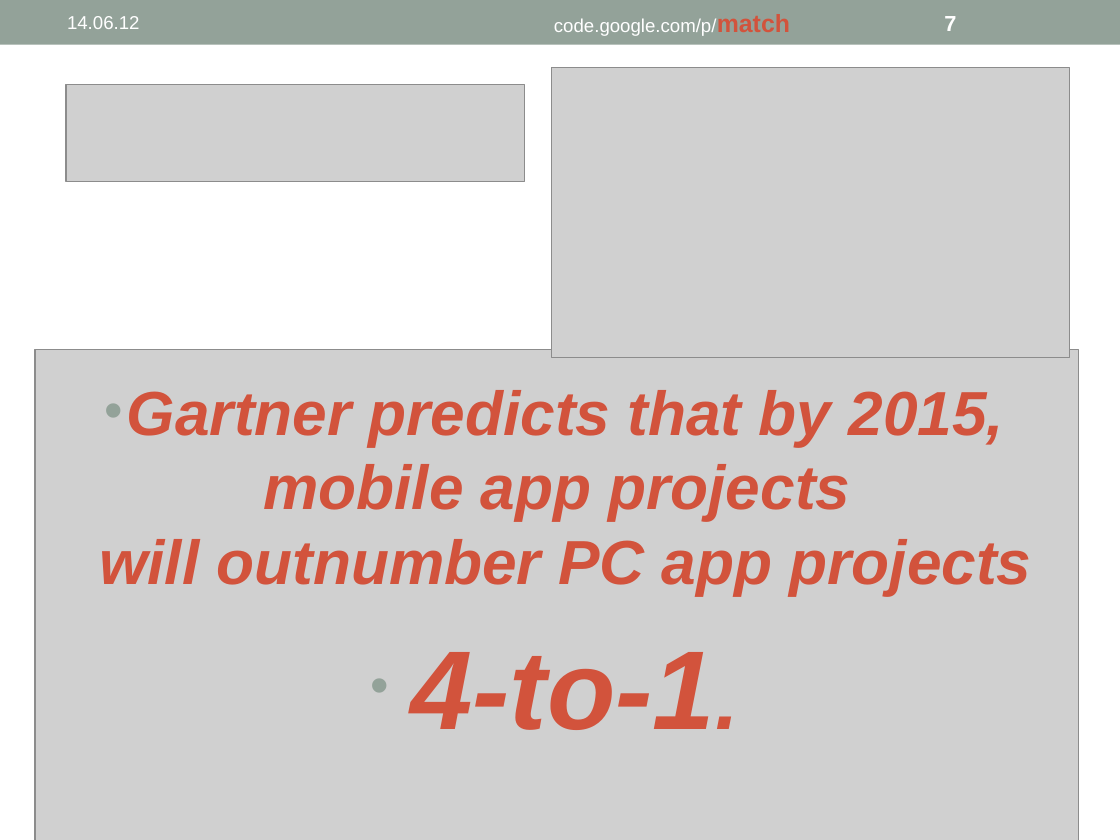
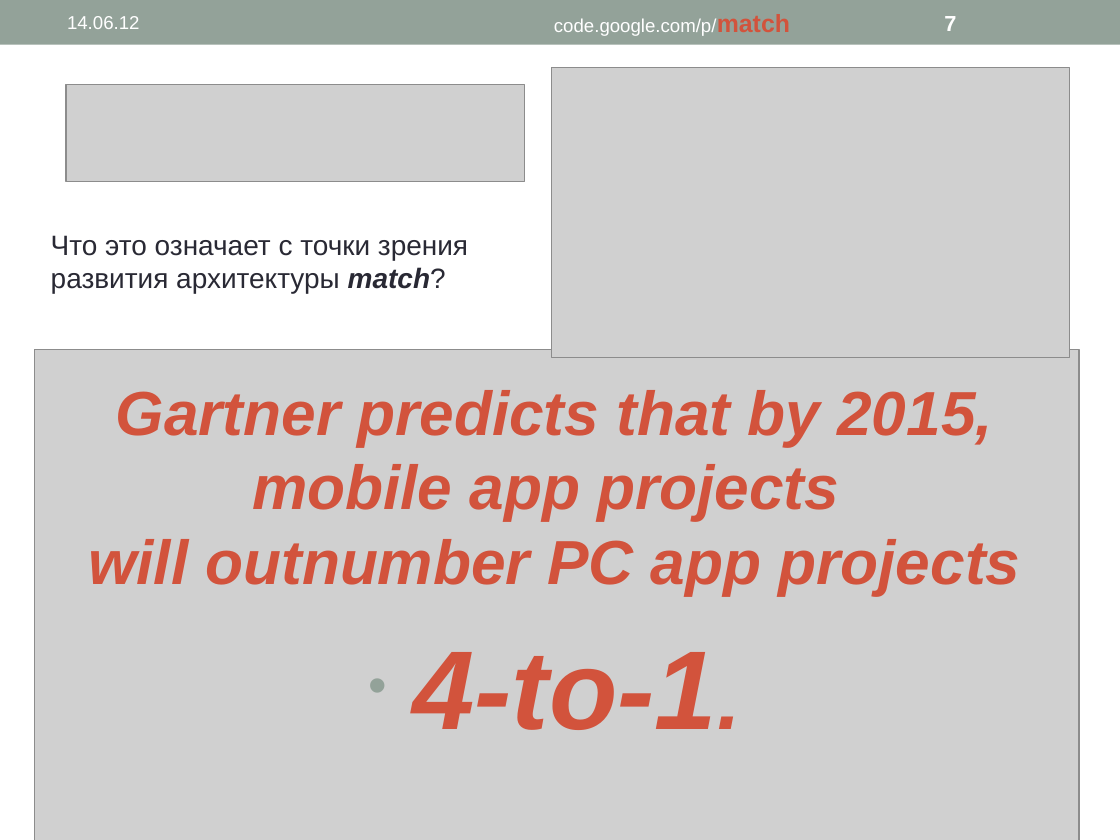
Before and after one commit to PavelKhrapkin/match, a slide deck: slide 7 of wiki/match.ppt. Drawn at 1120x840 pixels with LibreOffice and Linux fonts; fonts in the diff are those of the drawing; grey boxes stand for pictures. Boxes give left, top, right and bottom in pixels: in the first picture for what was removed or moved away, otherwise in the second. Text is boxed around its words. In the diff, an @@ line names an element or a change of style, - is before the commit and + after.

```diff
--- a/wiki/match.ppt
+++ b/wiki/match.ppt
@@ text added at box(51, 235, 468, 293), 18 pt, text #292934 @@
+Что это означает с точки зрения развития архитектуры match?
@@ text "Gartner predicts that by 2015, ..." at box(88, 390, 1021, 730): bullet • to none; indent changed @@
```
